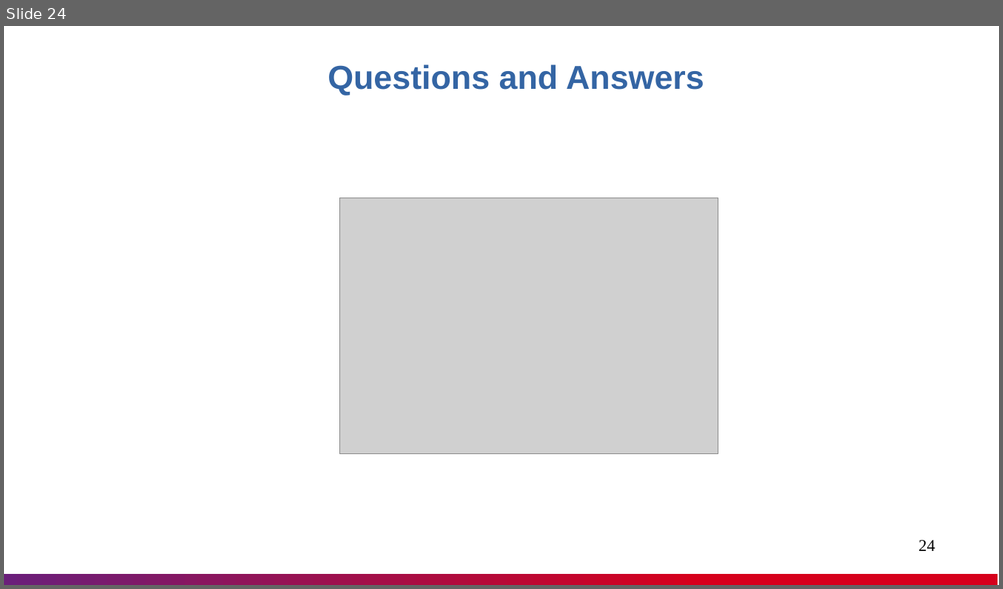
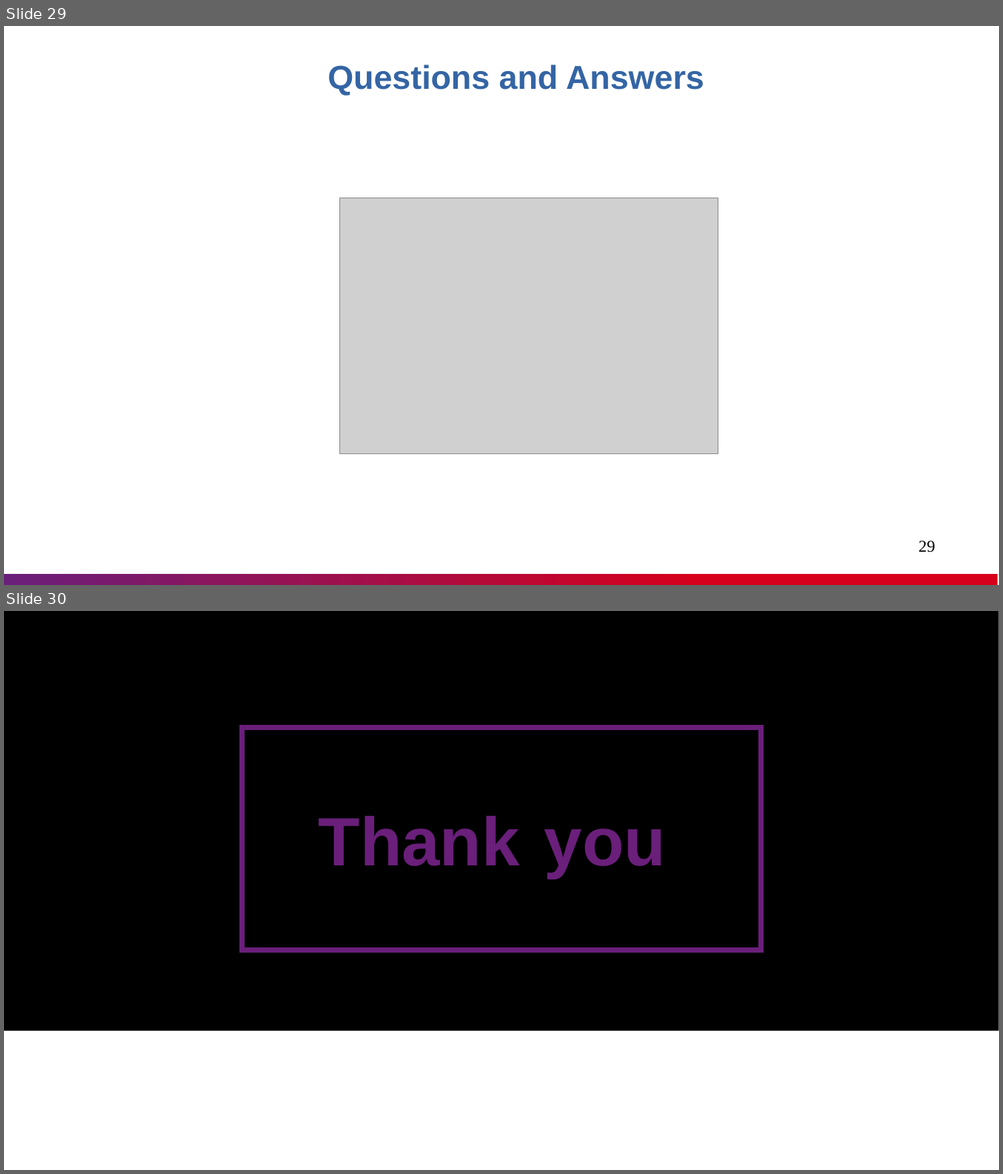
Before and after one commit to nashtech-garage/azure-devops-ci-cd, a slide deck: helm/documents/Helm_Knowledge_Sharing.pptx. Shown one above the other, each under a label of ours: slide 24 before the commit, slides 29 and 30 after it. The pictures are 1003x589 and 1003x1174 pixels, drawn with LibreOffice and Linux fonts; fonts in the diff are those of the drawing; grey boxes stand for pictures; background and template pictures are left out. Boxes give left, top, right and bottom in pixels: in the first picture for what was removed or moved away, otherwise in the second. Text is boxed around its words. In the diff, an @@ line names an element or a change of style, - is before the commit and + after.

```diff
--- a/helm/documents/Helm_Knowledge_Sharing.pptx
+++ b/helm/documents/Helm_Knowledge_Sharing.pptx
@@ slide 30 added at (x1=4, y1=611, x2=999, y2=1170), background #FFFFFF @@
@@ rectangle added at (x1=4, y1=611, x2=999, y2=1031), fill #000000 @@
@@ rectangle added at (x1=242, y1=728, x2=760, y2=951), outline #6A1F7A 4.99 pt @@
@@ text added at (x1=318, y1=816, x2=666, y2=878), 66 pt, text #6A1F7A, bold @@
+Thank you
@@ what was slide 24 is now slide 29 @@
@@ page number at (x1=918, y1=541, x2=934, y2=553): text changed @@
-24
+29
```
Also in this commit, not shown: 16 slides changed, 5 other slides added, 1 slide removed.
